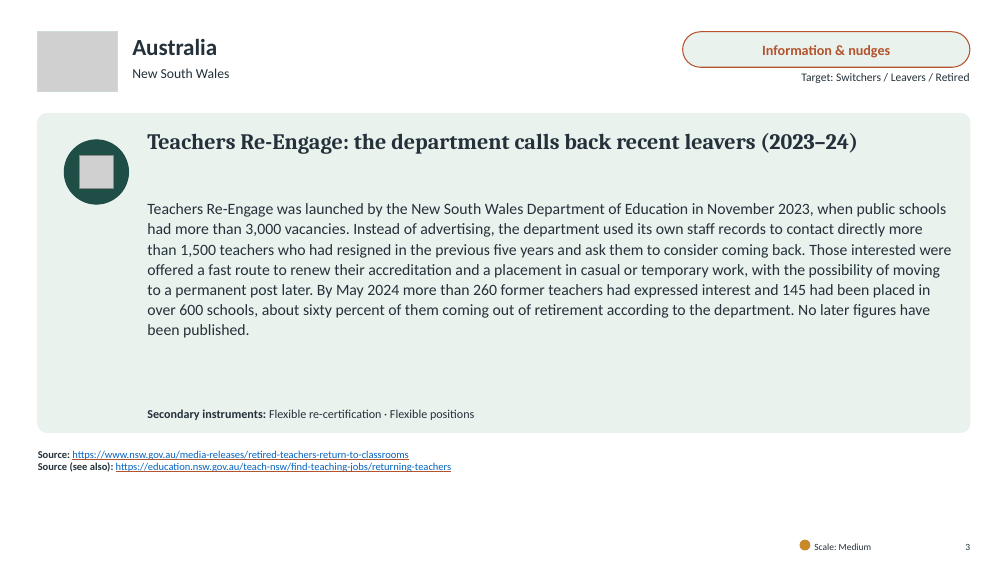
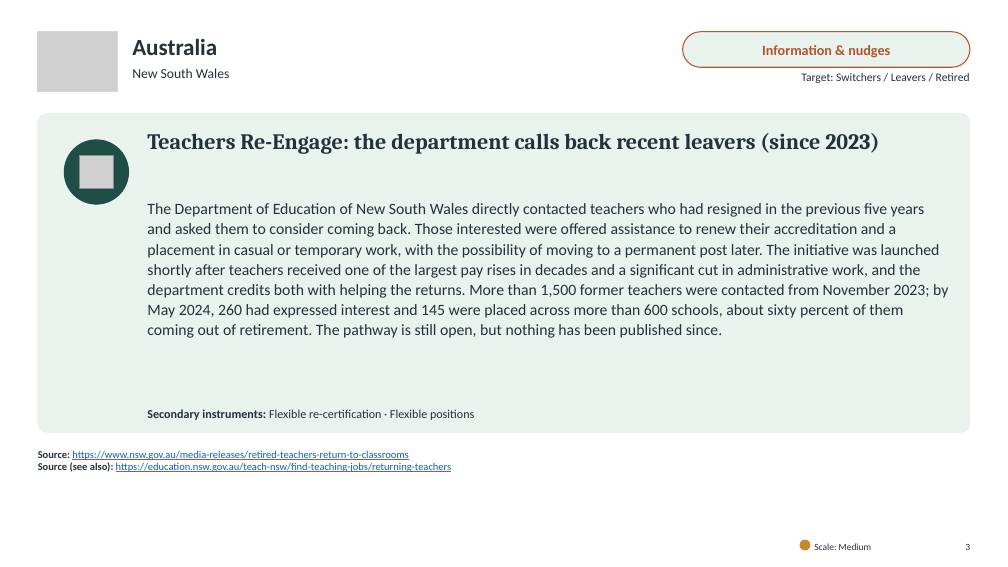
Before and after one commit to jedr1-ship-it/Alternative-Pathways----Quant, a slide deck: slide 3 of policies/Re-attracting_Former_Teachers.pptx. Drawn at 1008x567 pixels with LibreOffice and Linux fonts; fonts in the diff are those of the drawing; grey boxes stand for pictures. Boxes give left, top, right and bottom in pixels: in the first picture for what was removed or moved away, otherwise in the second. Text is boxed around its words. In the diff, an @@ line names an element or a change of style, - is before the commit and + after.

```diff
--- a/policies/Re-attracting_Former_Teachers.pptx
+++ b/policies/Re-attracting_Former_Teachers.pptx
@@ text at box(147, 133, 879, 154): text changed @@
-Teachers Re-Engage: the department calls back recent leavers (2023–24)
+Teachers Re-Engage: the department calls back recent leavers (since 2023)
@@ text at box(147, 203, 948, 338): text changed @@
-Teachers Re-Engage was launched by the New South Wales Department of Education in November 2023, when public schools had more than 3,000 vacancies. Instead of advertising, the department used its own staff records to contact directly more than 1,500 teachers who had resigned in the previous five years and ask them to consider coming back. Those interested were offered a fast route to renew their accreditation and a placement in casual or temporary work, with the possibility of moving to a permanent post later. By May 2024 more than 260 former teachers had expressed interest and 145 had been placed in over 600 schools, about sixty percent of them coming out of retirement according to the department. No later figures have been published.
+The Department of Education of New South Wales directly contacted teachers who had resigned in the previous five years and asked them to consider coming back. Those interested were offered assistance to renew their accreditation and a placement in casual or temporary work, with the possibility of moving to a permanent post later. The initiative was launched shortly after teachers received one of the largest pay rises in decades and a significant cut in administrative work, and the department credits both with helping the returns. More than 1,500 former teachers were contacted from November 2023; by May 2024, 260 had expressed interest and 145 were placed across more than 600 schools, about sixty percent of them coming out of retirement. The pathway is still open, but nothing has been published since.
```
Also in this commit, not shown: 29 other slides changed, 5 other files.
